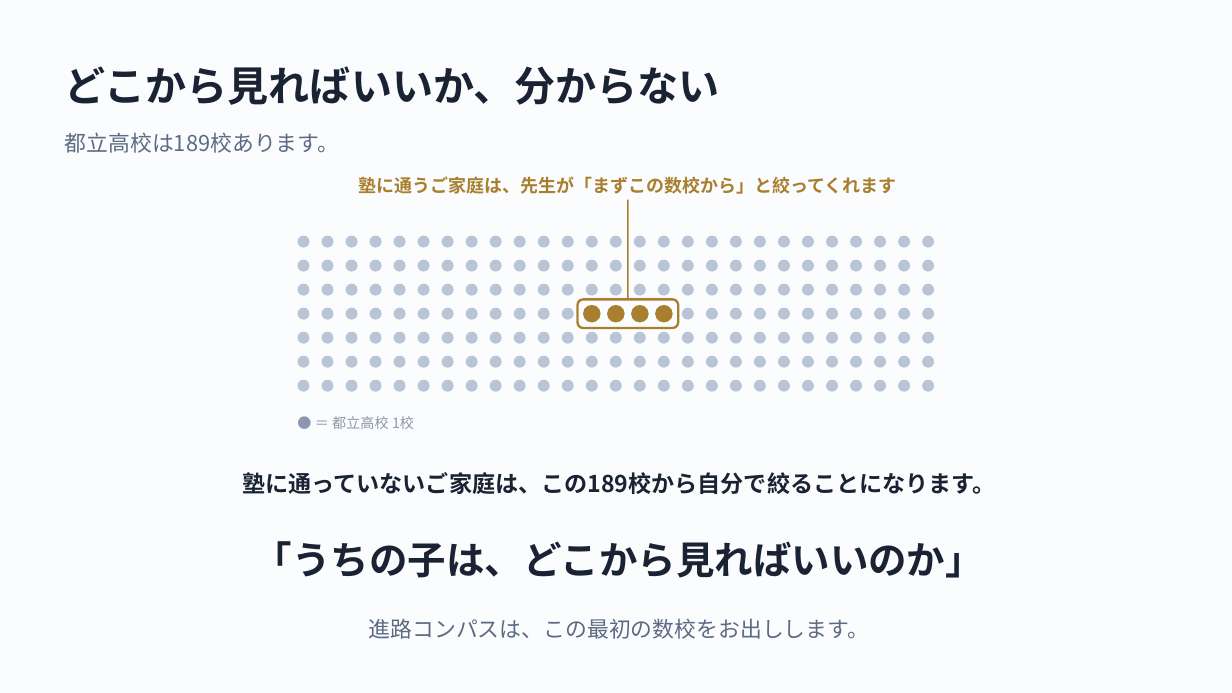
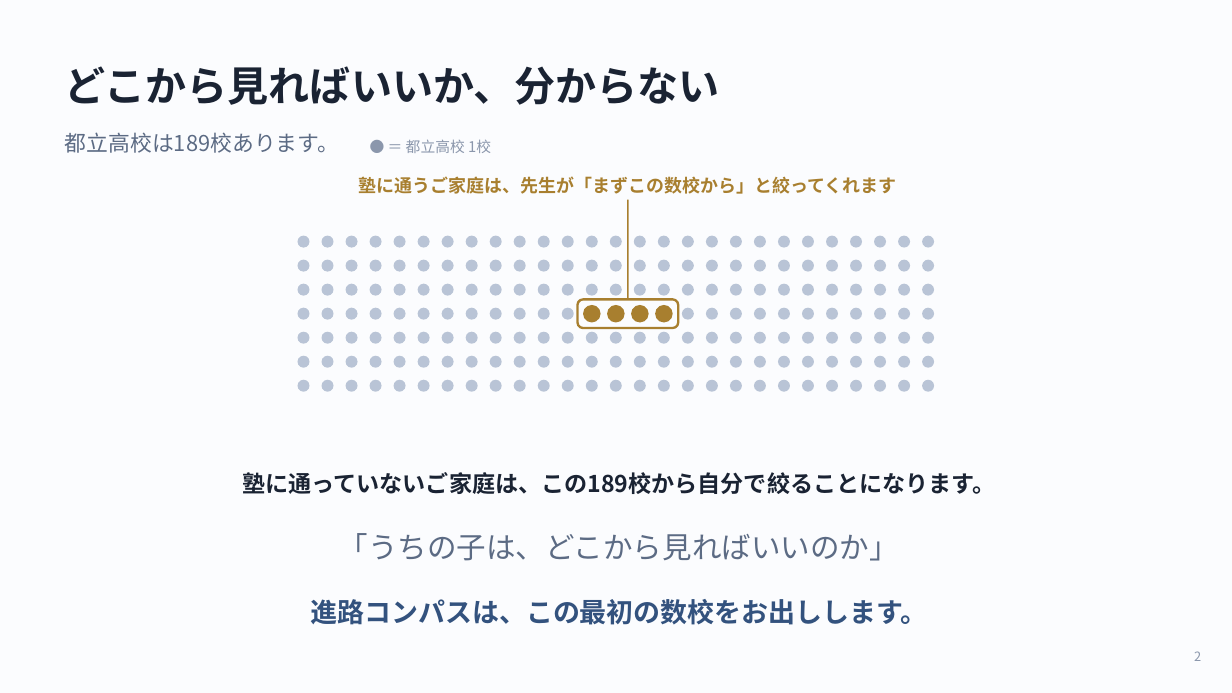
Before and after one commit to Nishi-Taiga/Course_Compass, a slide deck: slide 2 of docs/slides/shinro-compass-slides.pptx. Drawn at 1232x693 pixels with LibreOffice and Linux fonts; fonts in the diff are those of the drawing. Boxes give left, top, right and bottom in pixels: in the first picture for what was removed or moved away, otherwise in the second. Text is boxed around its words. In the diff, an @@ line names an element or a change of style, - is before the commit and + after.

```diff
--- a/docs/slides/shinro-compass-slides.pptx
+++ b/docs/slides/shinro-compass-slides.pptx
@@ text "● ＝ 都立高校 1校": place and size @@
-text "● ＝ 都立高校 1校" at (332,416,414,429)
+text "● ＝ 都立高校 1校" at (406,139,491,153)
@@ text "● ＝ 都立高校 1校" at (406,139,491,153): size 11 to 11.5 pt @@
@@ text "「うちの子は、どこから見ればいいのか」": place and size @@
-text "「うちの子は、どこから見ればいいのか」" at (254,541,984,578)
+text "「うちの子は、どこから見ればいいのか」" at (339,533,899,561)
@@ text "「うちの子は、どこから見ればいいのか」" at (339,533,899,561): size 30 to 23 pt, text colour #1A2333 to #5C6B84, bold off @@
@@ text "進路コンパスは、この最初の数校をお出しします。": place and size @@
-text "進路コンパスは、この最初の数校をお出しします。" at (369,618,869,639)
+text "進路コンパスは、この最初の数校をお出しします。" at (310,599,927,625)
@@ text "進路コンパスは、この最初の数校をお出しします。" at (310,599,927,625): size 17 to 21 pt, text colour #5C6B84 to #33527E, bold on @@
@@ text added at (1194,651,1201,661), 10 pt, text #8B97AC @@
+2
```
Also in this commit, not shown: 6 other slides changed, 1 other file.
